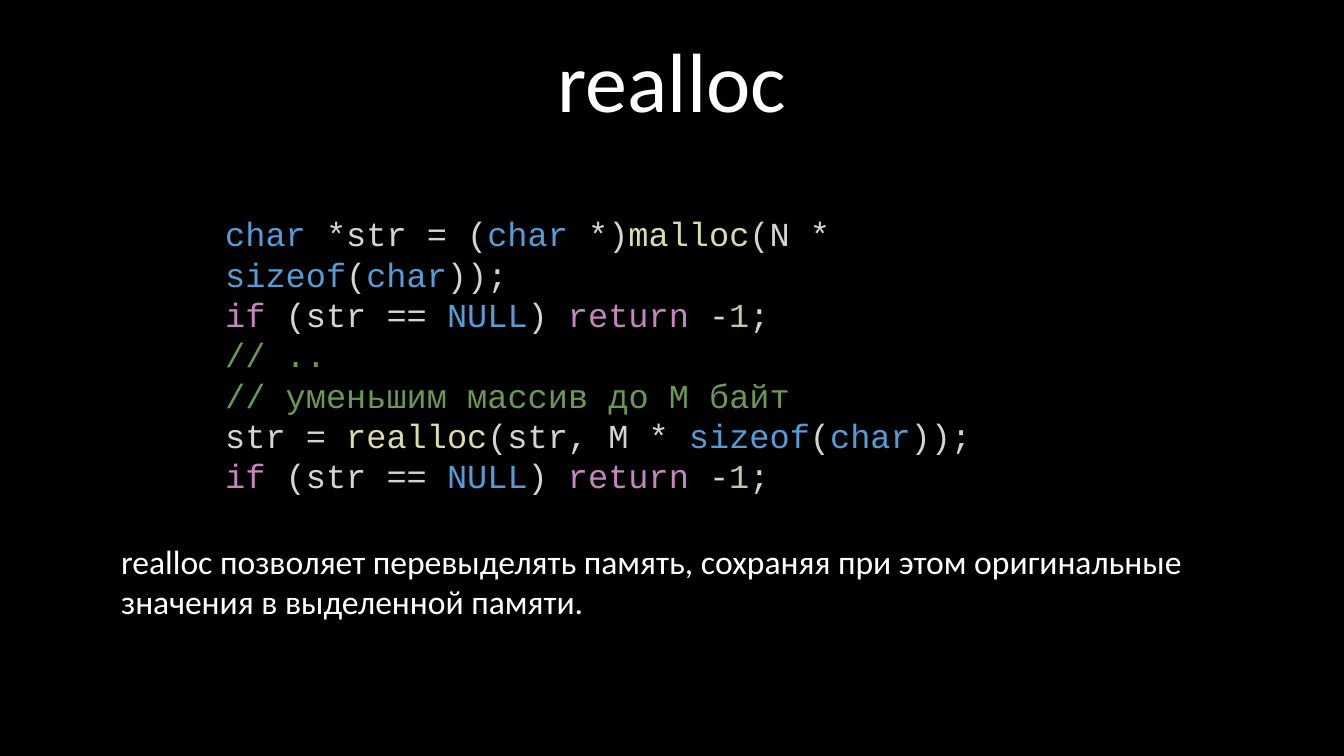
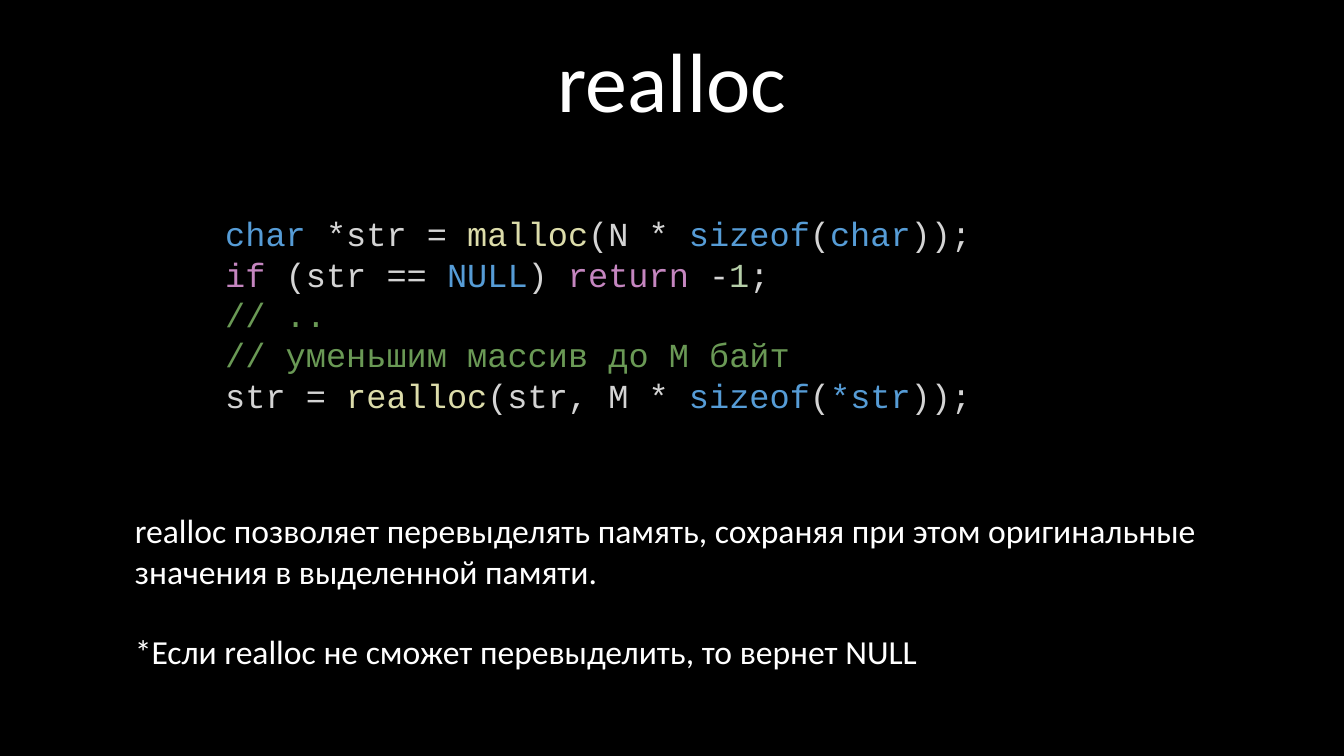
Before and after one commit to kruffka/C-Programming, a slide deck: slide 36 of 6_pointers/6_pointers.pptx (slide 34 before the commit). Drawn at 1344x756 pixels with LibreOffice and Linux fonts; fonts in the diff are those of the drawing. Boxes give left, top, right and bottom in pixels: in the first picture for what was removed or moved away, otherwise in the second. Text is boxed around its words. In the diff, an @@ line names an element or a change of style, - is before the commit and + after.

Commit message:
update lecture 6

```diff
--- a/6_pointers/6_pointers.pptx
+++ b/6_pointers/6_pointers.pptx
@@ text at [225,222,971,253]: text changed @@
-char *str = (char *)malloc(N * sizeof(char));
+char *str = malloc(N * sizeof(char));
@@ text at [225,343,971,415]: text changed; text colour #D4D4D4 to #6A9955 @@
-// уменьшим массив до M байт
-str = realloc(str, M * sizeof(char));
-if (str == NULL) return -1;
+// уменьшим массив до M байт
+str = realloc(str, M * sizeof(*str));
@@ text "realloc позволяет перевыделять память, сохраняя ...": place and size @@
-text "realloc позволяет перевыделять память, сохраняя ..." at [121,550,1181,620]
+text "realloc позволяет перевыделять память, сохраняя ..." at [135,519,1195,670]
@@ text at [135,640,916,670]: paragraph added @@
+*Если realloc не сможет перевыделить, то вернет NULL
```
Also in this commit, not shown: 12 other slides changed, 15 slides added, 2 slides removed, 18 other files.
